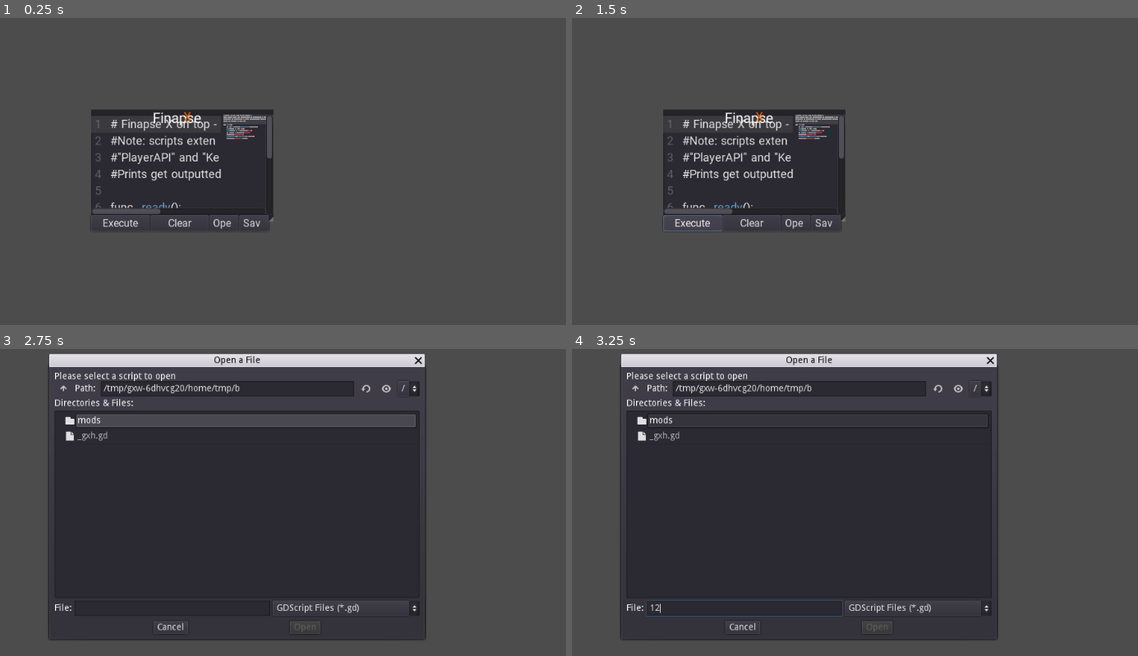
Above: before the commit, frames 1-4 (two rows, left to right).
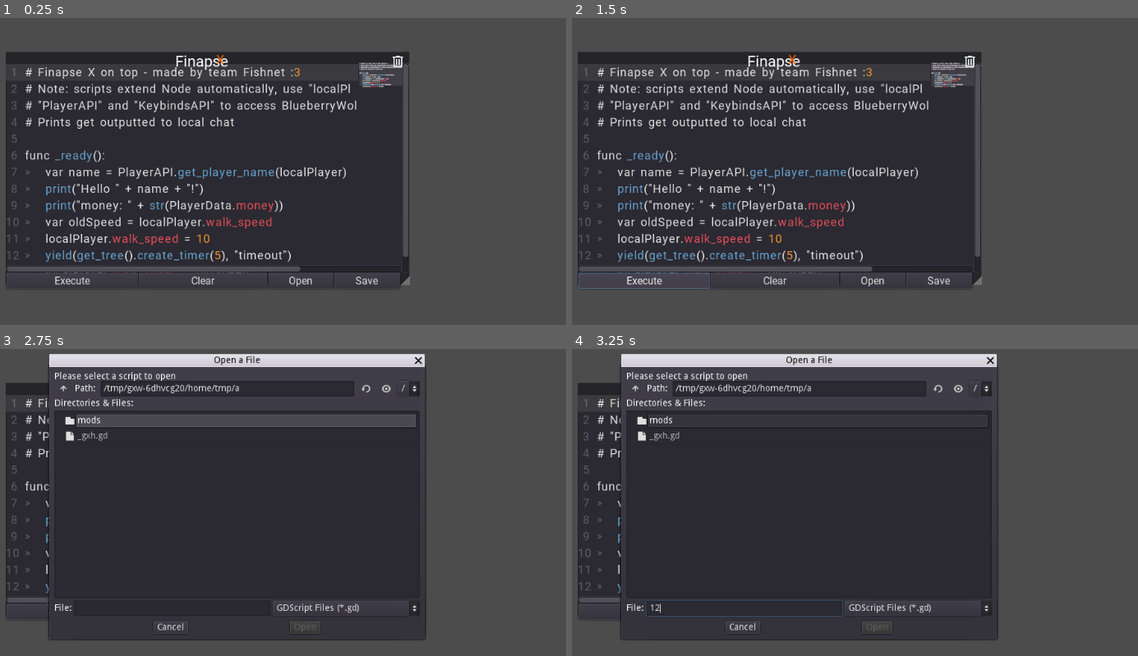
Above: after the commit, the same moments.

Repository: geringverdien/TeamFishnet
Game: Godot game, scene res://mods/eli.FinapseX/scenes/executor.tscn
Same seed, same stepped clock (60 frames per second), same inputs: the game is played once before the commit and once after it. The project has no main scene, so this scene is started directly.
Inputs (mouse positions are in pixels of both pictures, inside the frame that each line leads up to):
- Up to frame 1 (0.25 s): no input
- Up to frame 2 (1.5 s): click (968, 60) at 0.52 s; click "Execute" at 1.25 s
- Up to frame 3 (2.75 s): click "Open" at 2 s
- Up to frame 4 (3.25 s): click (741, 606) at 2.77 s; type "12" at 2.85 s

The runs differ from the first frame. In frame 1, 36% of the frame differs, in the area x 1-73%, y 10-89%; in frame 2, 37%; in frame 3, 4.7%; in frame 4, 4.7%.

Commit message:
Add files via upload

Diff:
--- /dev/null
+++ b/Finapse X/Project/mods/eli.FinapseX/assets/trash.svg
@@ -0,0 +1 @@
+<svg xmlns="http://www.w3.org/2000/svg" height="24px" viewBox="0 -960 960 960" width="24px" fill="#e8eaed"><path d="M280-120q-33 0-56.5-23.5T200-200v-520h-40v-80h200v-40h240v40h200v80h-40v520q0 33-23.5 56.5T680-120H280Zm400-600H280v520h400v-520ZM360-280h80v-360h-80v360Zm160 0h80v-360h-80v360ZM280-720v520-520Z"/></svg>
--- a/Finapse X/Project/mods/eli.FinapseX/main.gd
+++ b/Finapse X/Project/mods/eli.FinapseX/main.gd
@@ -8,6 +8,7 @@
 
 var PlayerAPI
 var KeybindsAPI
+var gds
 var ingame = false
 var isOpen = false
 var localPlayer
@@ -20,6 +21,7 @@
 var textEdit = panel.get_node("TextEdit")
 var execute = panel.get_node("Execute")
 var clear = panel.get_node("Clear")
+var clearCache = panel.get_node("ClearCache")
 
 var payload = """
 extends Node
@@ -41,7 +43,6 @@
 	localPlayer = PlayerAPI.local_player
 
 """
-
 
 func _ready():
 	ui.visible = isOpen
@@ -66,6 +67,7 @@
 	setupSyntaxHighlighting(textEdit)
 	execute.connect("pressed", self, "onClickExecute")
 	clear.connect("pressed", self, "onClickClear")
+	clearCache.connect("pressed", self, "onClickClearCache")
 
 func onKeybindPressed():
 	if !ingame: return
@@ -114,24 +116,26 @@
 func loadstring(code):
 	var fullCode = payload + code
 	fullCode = fullCode.strip_edges()
-	var script = GDScript.new()
-	script.set_source_code(fullCode)
-	print(fullCode)
-	var result = null
-	var success = true
-	var instance = null
+
+	if gds == null:
+		gds = GDScript.new()
+		gds.reload(true)
+
+
+
+	gds.set_source_code(fullCode)
+	var result
+	var instance
 
 	var errorMessage = ""
-	var reloadRes = script.reload()
+	var reloadRes = gds.reload(true)
 	if reloadRes == OK:
-		instance = script.new()
+		instance = gds.new()
 		result = instance.launchPayload(self)
 		self.add_child(instance)
 	else:
-		errorMessage = "Failed to reload the script: " + reloadRes
-		success = false
-
-	if !success:
+		errorMessage = "[color=#ff0000]Parser error (invalid syntax)[/color]"
+		Network._update_chat(errorMessage, true)
 		print(errorMessage)
 
 func onClickExecute():
@@ -141,14 +145,25 @@
 	loadstring(overriddenText)
 
 func onClickClear():
-	textEdit.text = ""
+	textEdit.text = "func _ready():\n\t"
+
+func onClickClearCache():
+	for child in get_children():
+		if child is CanvasLayer: continue
+		child.queue_free()
 
 func setupSyntaxHighlighting(text_edit):
 	var keywords = [
-		"extends", "func", "var", "if", "else", "while", "for", "in", "return", "class_name",
-		"const", "enum", "break", "continue", "pass", "match", "yield",
-		"tool", "signal", "export", "static", "true", "false"
+		"if", "elif", "else", "for", "while", "match",
+		"break", "continue", "pass", "return", "class", "class_name",
+		"extends", "as", "is" , "self", "tool", "signal",
+		"func", "static", "const", "enum", "var", "onready",
+		"export", "setget", "breakpoint", "preload", "yield", "assert",
+		"remote", "master", "puppet", "remotesync", "mastersync", "puppetsync",
+		"PI", "TAU", "INF", "NAN",
+		"in", "not", "and", "or"
 	]
+
 	for keyword in keywords:
 		text_edit.add_keyword_color(keyword, KEYWORD_COLOR)
 
--- a/Finapse X/Project/mods/eli.FinapseX/scenes/executor.tscn
+++ b/Finapse X/Project/mods/eli.FinapseX/scenes/executor.tscn
@@ -1,28 +1,30 @@
-[gd_scene load_steps=11 format=2]
-
-[ext_resource path="res://mods/eli.FinapseX/fonts/Roboto-Regular.ttf" type="DynamicFontData" id=1]
+[gd_scene load_steps=12 format=2]
+
 [ext_resource path="res://mods/eli.FinapseX/scenes/draggable.gd" type="Script" id=2]
 [ext_resource path="res://mods/eli.FinapseX/scenes/file buttons.gd" type="Script" id=3]
 [ext_resource path="res://mods/eli.FinapseX/scenes/resize.gd" type="Script" id=4]
-
-[sub_resource type="DynamicFont" id=1]
+[ext_resource path="res://mods/eli.FinapseX/assets/trash.svg" type="Texture" id=5]
+[ext_resource path="res://mods/eli.FinapseX/assets/Roboto-Regular.ttf" type="DynamicFontData" id=6]
+
+[sub_resource type="DynamicFont" id=9]
 size = 18
-extra_spacing_space = 2
-font_data = ExtResource( 1 )
-
-[sub_resource type="DynamicFont" id=2]
-size = 22
-font_data = ExtResource( 1 )
-
-[sub_resource type="DynamicFont" id=3]
-size = 19
-font_data = ExtResource( 1 )
+extra_spacing_char = 1
+extra_spacing_space = 3
+font_data = ExtResource( 6 )
+
+[sub_resource type="DynamicFont" id=7]
+size = 24
+font_data = ExtResource( 6 )
+
+[sub_resource type="DynamicFont" id=8]
+size = 20
+font_data = ExtResource( 6 )
 
 [sub_resource type="DynamicFont" id=4]
-font_data = ExtResource( 1 )
+font_data = ExtResource( 6 )
 
 [sub_resource type="DynamicFont" id=5]
-font_data = ExtResource( 1 )
+font_data = ExtResource( 6 )
 
 [sub_resource type="StyleBoxFlat" id=6]
 bg_color = Color( 0.447059, 0.447059, 0.447059, 1 )
@@ -39,23 +41,24 @@
 script = ExtResource( 3 )
 
 [node name="Panel" type="Panel" parent="Control"]
-anchor_right = 1.0
-anchor_bottom = 1.0
-margin_left = 284.0
-margin_top = 202.0
-margin_right = -456.0
-margin_bottom = -225.0
+anchor_left = 0.147917
+anchor_top = 0.187037
+anchor_right = 0.7625
+anchor_bottom = 0.791667
 script = ExtResource( 2 )
+__meta__ = {
+"_edit_use_anchors_": true
+}
 
 [node name="TextEdit" type="TextEdit" parent="Control/Panel"]
 anchor_top = 0.0479042
 anchor_right = 1.0
 anchor_bottom = 0.952563
-custom_fonts/font = SubResource( 1 )
+custom_fonts/font = SubResource( 9 )
 text = "# Finapse X on top - made by team Fishnet :3
-#Note: scripts extend Node automatically, use \"localPlayer\" to access player,
-#\"PlayerAPI\" and \"KeybindsAPI\" to access BlueberryWolfi's libraries.
-#Prints get outputted to local chat
+# Note: scripts extend Node automatically, use \"localPlayer\" to access player,
+# \"PlayerAPI\" and \"KeybindsAPI\" to access BlueberryWolfi's libraries.
+# Prints get outputted to local chat
 
 func _ready():
 	var name = PlayerAPI.get_player_name(localPlayer)
@@ -79,7 +82,7 @@
 [node name="Finapse" type="Label" parent="Control/Panel"]
 anchor_right = 1.0
 anchor_bottom = 0.0474732
-custom_fonts/font = SubResource( 2 )
+custom_fonts/font = SubResource( 7 )
 text = "Finapse   "
 align = 1
 valign = 1
@@ -90,10 +93,10 @@
 
 [node name="X" type="Label" parent="Control/Panel"]
 modulate = Color( 1, 0.4, 0, 1 )
-anchor_left = 0.0635593
-anchor_right = 1.0
+anchor_left = 0.0652542
+anchor_right = 1.00085
 anchor_bottom = 0.0474732
-custom_fonts/font = SubResource( 3 )
+custom_fonts/font = SubResource( 8 )
 text = "X"
 align = 1
 clip_text = true
@@ -113,6 +116,19 @@
 __meta__ = {
 "_edit_use_anchors_": true
 }
+
+[node name="ClearCache" type="Button" parent="Control/Panel"]
+anchor_left = 1.0
+anchor_right = 1.0
+margin_left = -36.0
+margin_bottom = 31.0
+hint_tooltip = "Delete all "
+custom_fonts/font = SubResource( 4 )
+shortcut_in_tooltip = false
+icon = ExtResource( 5 )
+flat = true
+clip_text = true
+icon_align = 1
 
 [node name="Open" type="Button" parent="Control/Panel"]
 anchor_left = 0.649153
Not shown, changed: Finapse X/Project/export_presets.cfg
Binary file added: Finapse X/Project/mods/eli.FinapseX/assets/Roboto-Regular.ttf
Not shown, added: Finapse X/Project/mods/eli.FinapseX/assets/trash.svg.import
